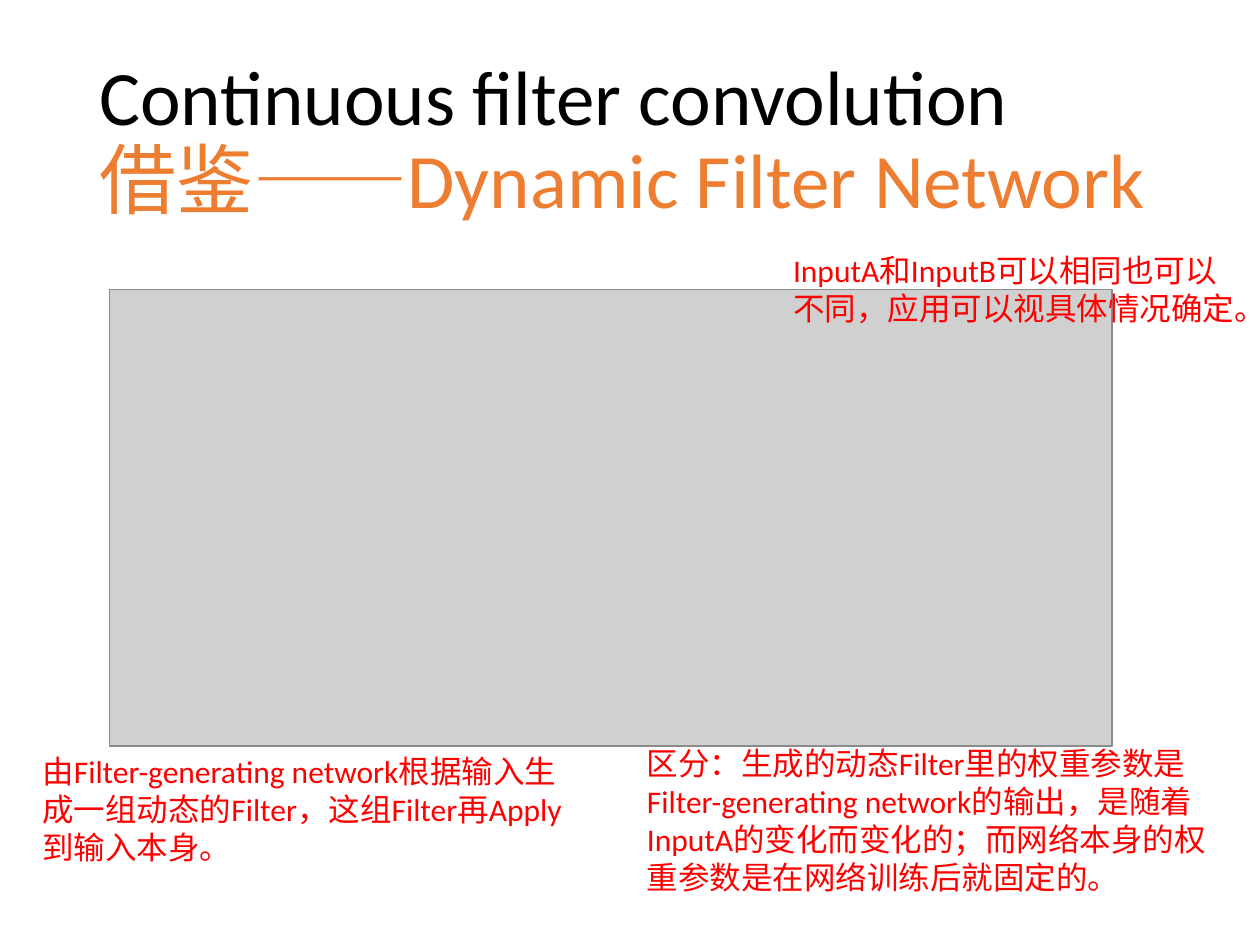
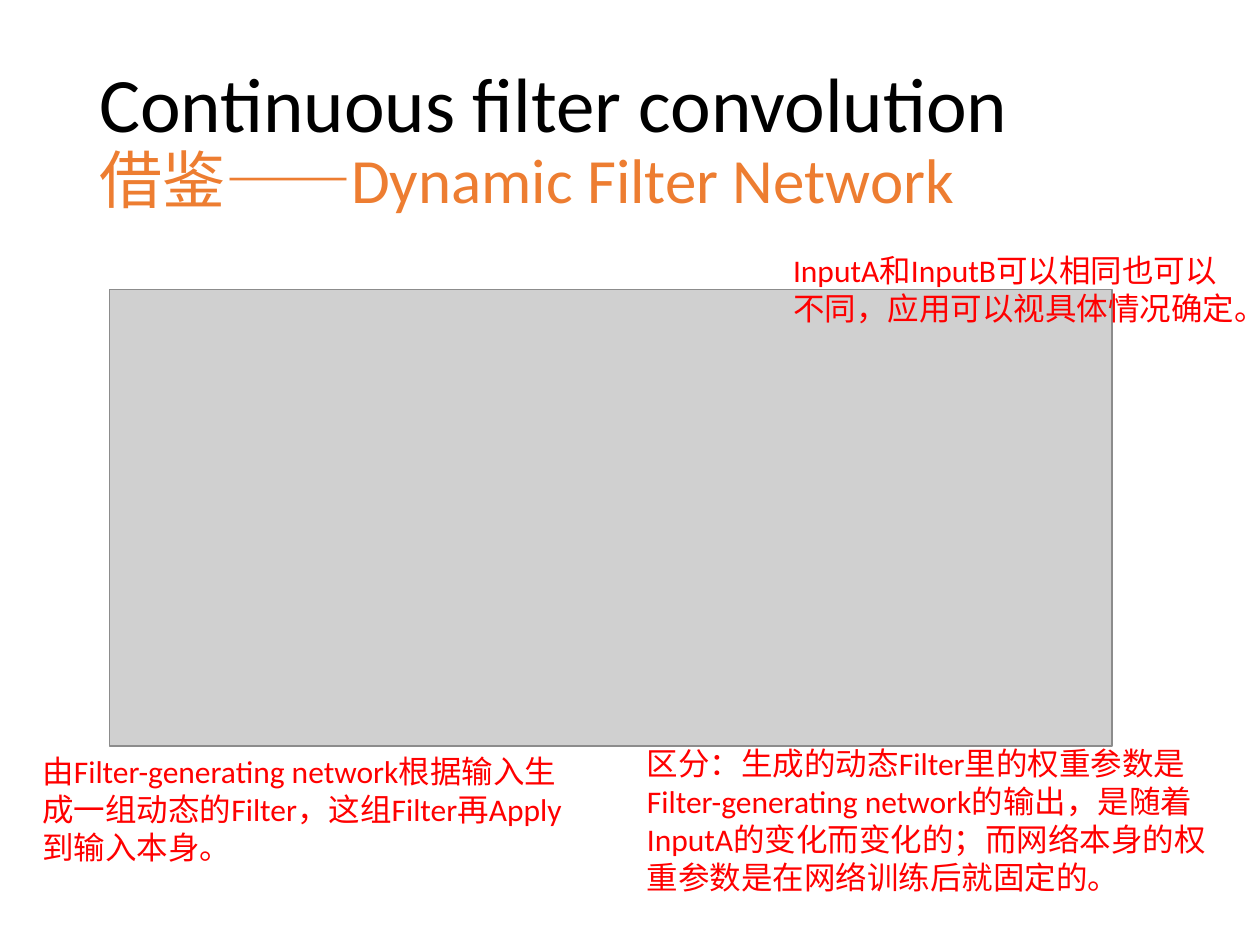
Before and after one commit to jiaweile/discussion-hpc-ai, a slide deck: slide 8 of LearningMaterials/week5/SchNet.pptx (slide 5 before the commit). Drawn at 1260x945 pixels with LibreOffice and Linux fonts; fonts in the diff are those of the drawing; grey boxes stand for pictures. Boxes give left, top, right and bottom in pixels: in the first picture for what was removed or moved away, otherwise in the second. Text is boxed around its words. In the diff, an @@ line names an element or a change of style, - is before the commit and + after.

```diff
--- a/LearningMaterials/week5/SchNet.pptx
+++ b/LearningMaterials/week5/SchNet.pptx
@@ title "Continuous filter convolution 借鉴——Dynamic Filter ..." at [99,78,1007,213]: size 44 to 36 pt in "借鉴——Dynamic Filter Network" @@
```
Also in this commit, not shown: 11 other slides changed, 9 slides added, 1 slide removed.
